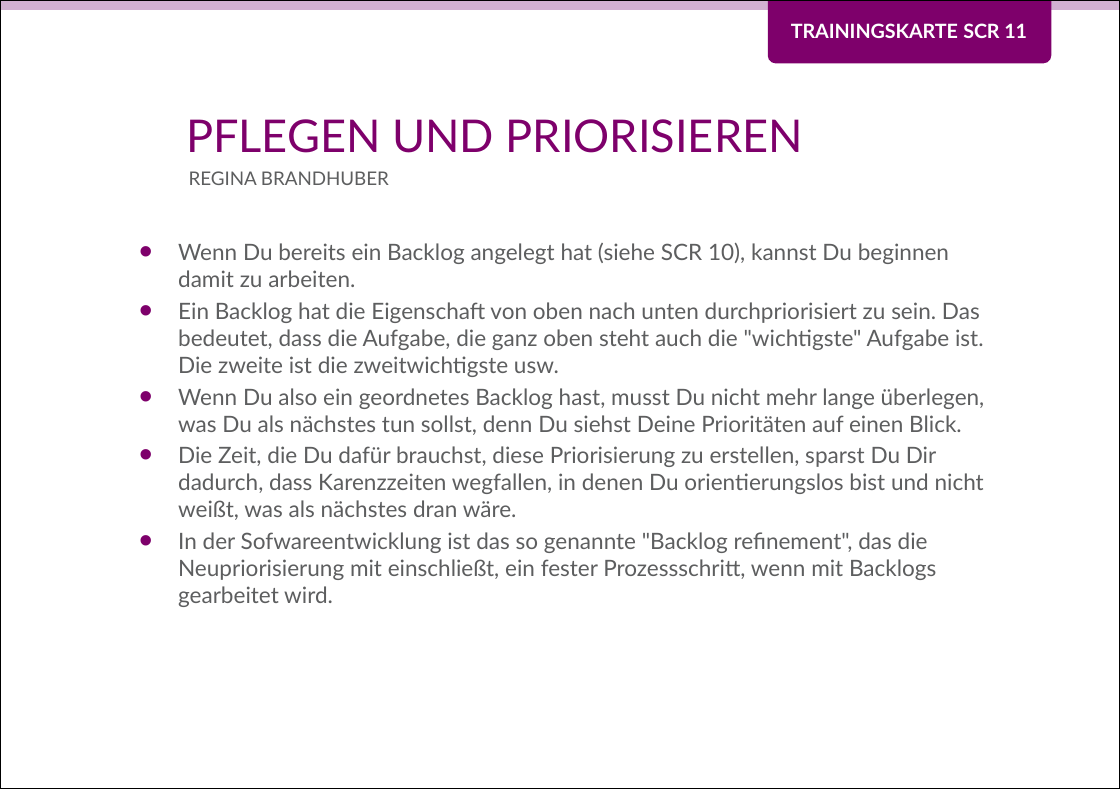
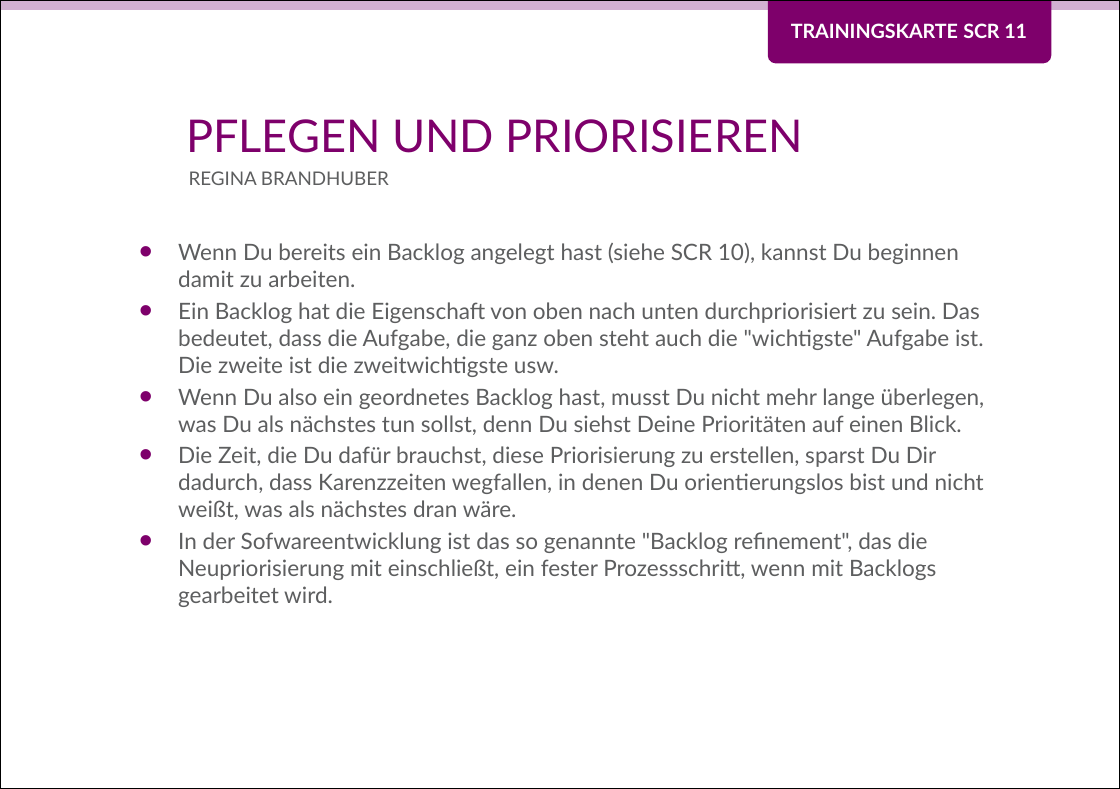
Before and after one commit to Teamtool/training-materials, a slide deck: slide 1 of training-cards/music moves/Scrum (SCR)/ger/apprentice/ger_SCR_11_Priorisieren_und_Pflegen_MM_A.pptx. Drawn at 1120x789 pixels with LibreOffice and Linux fonts; fonts in the diff are those of the drawing; background and template pictures are left out. Boxes give left, top, right and bottom in pixels: in the first picture for what was removed or moved away, otherwise in the second. Text is boxed around its words. In the diff, an @@ line names an element or a change of style, - is before the commit and + after.

Commit message:
SCR 11 Priorisieren und Pflegen
Für die Promotion überarbeitet.

```diff
--- a/training-cards/music moves/Scrum (SCR)/ger/apprentice/ger_SCR_11_Priorisieren_und_Pflegen_MM_A.pptx
+++ b/training-cards/music moves/Scrum (SCR)/ger/apprentice/ger_SCR_11_Priorisieren_und_Pflegen_MM_A.pptx
@@ text at [178, 243, 959, 287]: text changed @@
-• Wenn Du bereits ein Backlog angelegt hat (siehe SCR 10), kannst Du beginnen damit zu arbeiten.
+• Wenn Du bereits ein Backlog angelegt hast (siehe SCR 10), kannst Du beginnen damit zu arbeiten.
```
Also in this commit, not shown: 1 other slide changed, 1 other file.
